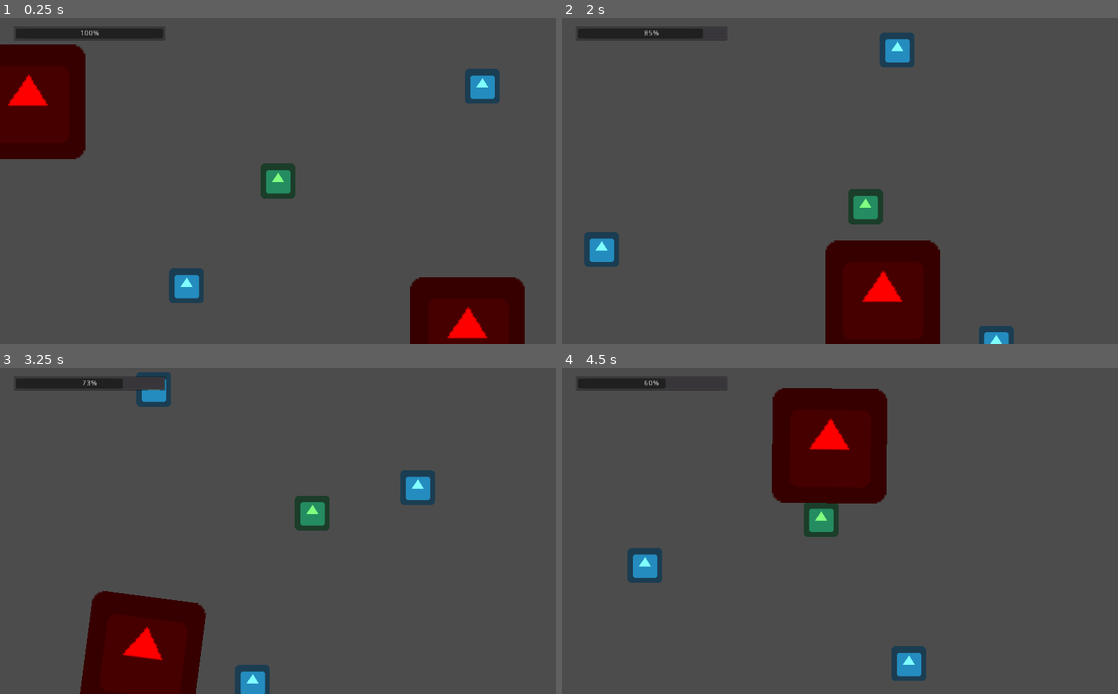
Above: before the commit, frames 1-4 (two rows, left to right).
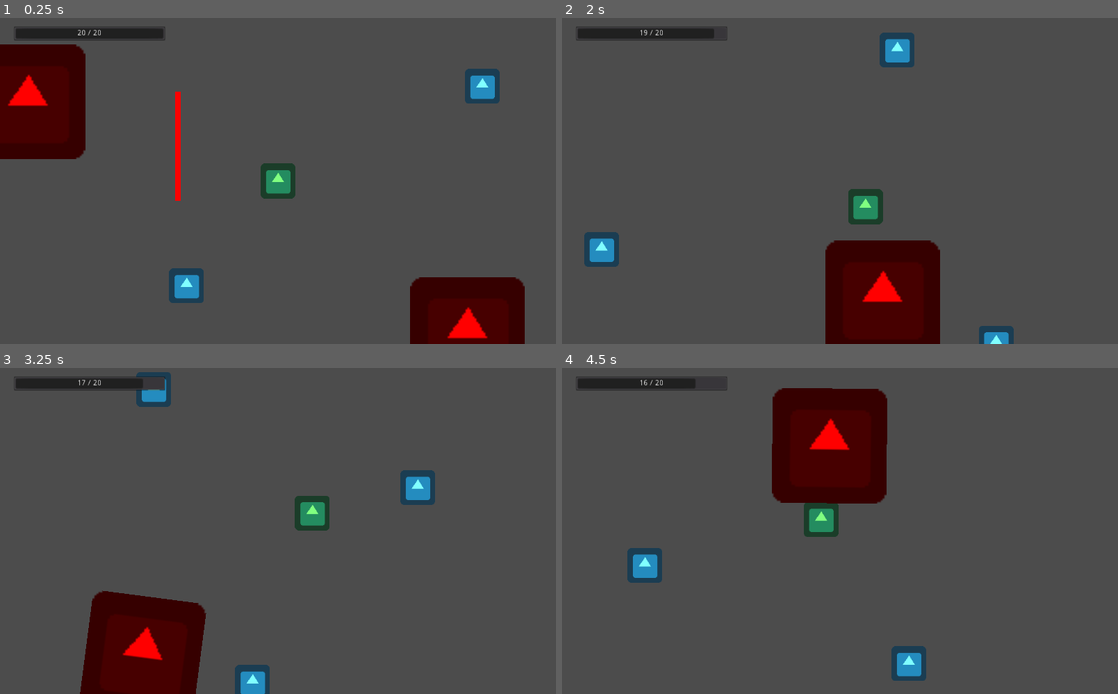
Above: after the commit, the same moments.

Repository: capsey/cube-cube
Game: Godot game, scene res://Scenes/Test Scene.tscn
Two runs of this game, one before a commit and one after it. Both use one fixed random seed, a clock stepped at 60 frames per second and the inputs below. The engine's default icon, where the game draws it, is replaced by a stand-in: a white triangle on a blue panel in a dark square.
Inputs:
- Up to frame 1 (0.25 s): no input
- Up to frame 2 (2 s): tap Enter at 0.5 s; hold Right (ui_right) 0.53-1.28 s; hold Down (ui_down) from 1.28 s (still down)
- Up to frame 3 (3.25 s): release Down (ui_down) at 2.03 s; hold Right (ui_right) 2.03-2.78 s; hold Up (ui_up) from 2.78 s (still down)
- Up to frame 4 (4.5 s): release Up (ui_up) at 3.53 s; hold Left (ui_left) from 3.53 s (still down)

The runs differ from the first frame. In frame 1, 0.4% of the frame differs, in the area x 14-33%, y 3-57%; in frame 2, less than 0.1%; in frame 3, 0.1%; in frame 4, 0.2%.

Commit message:
Laser added
> Laser mechanic added
> Cube base script added
> Fuel bar not displays not percentage but fuel value
> Some bugs fixed

Diff:
--- /dev/null
+++ b/Project/Objects/Laser.tscn
@@ -0,0 +1,24 @@
+[gd_scene load_steps=3 format=2]
+
+[ext_resource path="res://Scripts/Laser.gd" type="Script" id=1]
+
+[sub_resource type="RayShape2D" id=1]
+length = 200.0
+
+[node name="Super Deadly Laser 2000" type="Area2D"]
+script = ExtResource( 1 )
+length = 200.0
+timer = 1.0
+
+[node name="CollisionShape2D" type="CollisionShape2D" parent="."]
+shape = SubResource( 1 )
+
+[node name="Line2D" type="Line2D" parent="."]
+points = PoolVector2Array( 0, 0, 0, 200 )
+default_color = Color( 1, 0, 0, 1 )
+
+[node name="Timer" type="Timer" parent="."]
+autostart = true
+
+[connection signal="body_shape_entered" from="." to="." method="_on_body_shape_entered"]
+[connection signal="timeout" from="Timer" to="." method="_on_Timer_timeout"]
--- a/Project/Objects/Rocket Cube.tscn
+++ b/Project/Objects/Rocket Cube.tscn
@@ -11,9 +11,9 @@
 [node name="Rocket Cube" type="CollisionShape2D"]
 shape = SubResource( 1 )
 script = ExtResource( 2 )
+mass = 1.0
+fuel = 20.0
 acceleration = 600.0
-mass = 1.0
-fuel = 10.0
 
 [node name="Area2D" type="Area2D" parent="."]
 
--- a/Project/Scenes/Interface.tscn
+++ b/Project/Scenes/Interface.tscn
@@ -11,6 +11,17 @@
 margin_right = 305.0
 margin_bottom = 42.0
 value = 50.0
+percent_visible = false
 __meta__ = {
 "_edit_use_anchors_": false
 }
+
+[node name="Label" type="Label" parent="ProgressBar"]
+anchor_right = 1.0
+anchor_bottom = 1.0
+text = "100 / 200"
+align = 1
+valign = 1
+__meta__ = {
+"_edit_use_anchors_": false
+}
--- a/Project/Scenes/Test Scene.tscn
+++ b/Project/Scenes/Test Scene.tscn
@@ -1,10 +1,11 @@
-[gd_scene load_steps=6 format=2]
+[gd_scene load_steps=7 format=2]
 
 [ext_resource path="res://Objects/Component Cube.tscn" type="PackedScene" id=1]
 [ext_resource path="res://Objects/Player.tscn" type="PackedScene" id=2]
 [ext_resource path="res://Objects/Test Box.tscn" type="PackedScene" id=3]
 [ext_resource path="res://Scripts/CameraFollow.gd" type="Script" id=4]
 [ext_resource path="res://Scenes/Interface.tscn" type="PackedScene" id=5]
+[ext_resource path="res://Objects/Laser.tscn" type="PackedScene" id=6]
 
 [node name="Test Scene" type="Node2D"]
 
@@ -56,4 +57,8 @@
 [node name="Component Cube8" parent="Cubes" instance=ExtResource( 1 )]
 position = Vector2( 862.349, 6.87921 )
 
+[node name="Super Deadly Laser 2000" parent="." instance=ExtResource( 6 )]
+position = Vector2( -184.39, -163.756 )
+timer = 2.0
+
 [connection signal="center_changed" from="Player" to="Main Camera" method="center_changed"]
--- /dev/null
+++ b/Project/Scripts/Cube.gd
@@ -0,0 +1,21 @@
+extends CollisionShape2D
+
+# PUBLIC
+export var player_path: NodePath
+export var mass: float
+export var fuel: float
+
+# PRIVATE
+var player: RigidBody2D
+
+# PRIVATE METHODS
+func _ready():
+	player = get_node(player_path)
+	player.add_cube(self)
+
+func destroy():
+	queue_free()
+
+func _on_area_entered(area: Area2D):
+	if area.get_parent().has_method("connect_rocket_cube"):
+		area.get_parent().connect_rocket_cube(player)
--- a/Project/Scripts/Interface.gd
+++ b/Project/Scripts/Interface.gd
@@ -7,6 +7,7 @@
 var player: Node
 
 var fuel_bar: ProgressBar
+var label: Label
 
 # PRIVATE METHODS
 func _ready():
@@ -14,7 +15,10 @@
 	player.connect("fuel_changed", self, "_on_fuel_changed")
 
 	fuel_bar = get_node("ProgressBar")
+	label = get_node("ProgressBar/Label")
 
 func _on_fuel_changed(value, max_fuel):
 	fuel_bar.max_value = max_fuel
 	fuel_bar.value = value
+
+	label.text = str(round(value)) + " / " + str(max_fuel)
--- /dev/null
+++ b/Project/Scripts/Laser.gd
@@ -0,0 +1,44 @@
+tool
+extends Area2D
+
+# PUBLIC
+export var length: float
+export var timer: float
+
+# PRIVATE
+var collision: CollisionShape2D
+var line: Line2D
+
+# PRIVATE METHODS
+func _ready():
+	collision = get_node("CollisionShape2D")
+	line = get_node("Line2D")
+
+	if Engine.editor_hint: return
+	get_node("Timer").wait_time = timer
+
+func _process(delta):
+	if not Engine.editor_hint: return
+	_ready()
+
+	update_laser(length)
+
+func _on_body_shape_entered(_body_id, body: RigidBody2D, body_shape, _local_shape):
+	if Engine.editor_hint: return
+
+	if body.has_method("remove_cube"):
+		body.remove_cube(body.get_child(body_shape))
+		print(name + ": " + body.get_child(body_shape).name + " have been destroyed")
+
+func _on_Timer_timeout():
+	line.visible = not line.visible
+	monitoring = not monitoring
+
+
+# PUBLIC METHODS
+func update_laser(length: float):
+	collision.shape.length = length
+
+	line.clear_points()
+	line.add_point(Vector2.ZERO)
+	line.add_point(Vector2.DOWN * length)
--- a/Project/Scripts/Player.gd
+++ b/Project/Scripts/Player.gd
@@ -39,9 +39,9 @@
 func _update_center():
 	var center = Vector2.ZERO
 
-	if(_cubes.size() <= 1):
+	if(_cubes.size() == 0):
 		emit_signal("center_changed", center)
-		pass
+		return center
 
 	var x = 0
 	var y = 0
@@ -53,9 +53,22 @@
 	center = Vector2(x / _cubes.size(), y / _cubes.size())
 
 	emit_signal("center_changed", center)
+	return center
 
 # PUBLIC METHODS
-func add_cube(cube: CollisionShape2D):
+func set_fuel(amount: float):
+	_fuel = amount
+
+	if _fuel < 0:
+		_fuel = 0
+		print("Game Over!")
+
+	emit_signal("fuel_changed", _fuel, _max_fuel)
+
+func add_fuel(amount: float):
+	set_fuel(_fuel + amount)
+
+func add_cube(cube):
 	connect("rocket", cube, "_on_start_rocket")
 	mass += cube.mass
 
@@ -67,11 +80,21 @@
 
 	print(name + ": " + cube.name + " succesfully connected!")
 
-func add_fuel(amount: float):
-	_fuel += amount
+func remove_cube(cube):
+	mass -= cube.mass
 
-	if _fuel < 0:
-		_fuel = 0
-		print("Game Over!")
+	_max_fuel -= cube.fuel
+	var k = float(_cubes.size() - 1) / float(_cubes.size())
+	var new_fuel = _fuel * k
+	set_fuel(new_fuel)
 
-	emit_signal("fuel_changed", _fuel, _max_fuel)
+	_cubes.remove(_cubes.find(cube))
+	var center = _update_center()
+
+	var impulse = center - cube.position
+	linear_velocity = impulse.normalized() * 200
+
+	cube.destroy()
+
+	if _cubes.size() == 0:
+		linear_velocity = Vector2.ZERO
--- a/Project/Scripts/RocketCube.gd
+++ b/Project/Scripts/RocketCube.gd
@@ -1,23 +1,9 @@
-extends CollisionShape2D
+extends "res://Scripts/Cube.gd"
 
 # PUBLIC
-export var player_path: NodePath
 export var acceleration: float
-export var mass: float
-export var fuel: float
-
-# PRIVATE
-var player: RigidBody2D
 
 # PRIVATE METHODS
-func _ready():
-	player = get_node(player_path)
-	player.add_cube(self)
-
 func _on_start_rocket(delta, direction: Vector2, body: RigidBody2D):
 	body.apply_central_impulse(direction * acceleration * delta)
 	body.add_fuel(-delta * direction.length())
-
-func _on_area_entered(area: Area2D):
-	if area.get_parent().has_method("connect_rocket_cube"):
-		area.get_parent().connect_rocket_cube(player)
